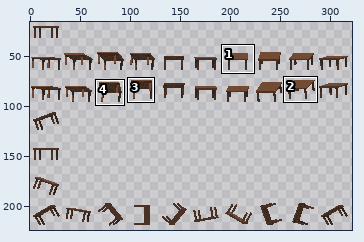
File history of a sprite sheet, Tables/res/tableSpriteSheet.png. The first picture is a wide view before the edit; the outline marks the close-up.
Close-up. As it was:
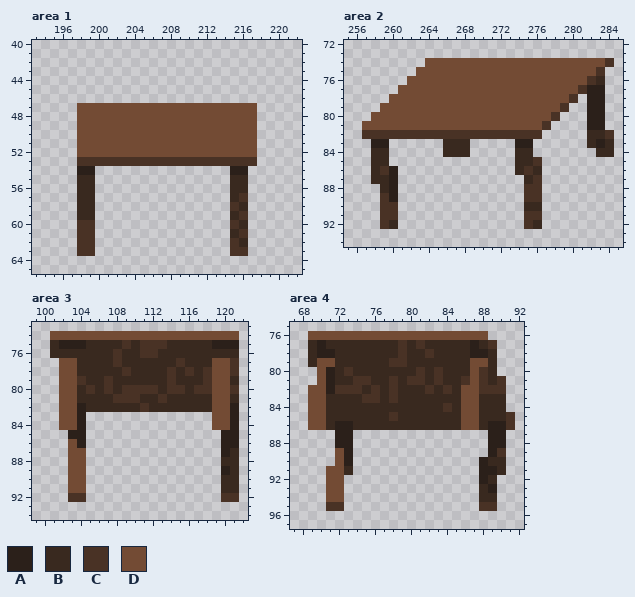
The file is 512x256 pixels. Shown: area 1: x 193..222, y 40..65; area 2: x 255..285, y 72..94; area 3: x 99..122, y 73..94; area 4: x 67..92, y 75..97. The wide view leaves out empty margins. The commit also changed other parts of the picture, which this record leaves out.
Palette (. is transparent): A #2b201a  B #39291f  C #493225  D #734b34
After:
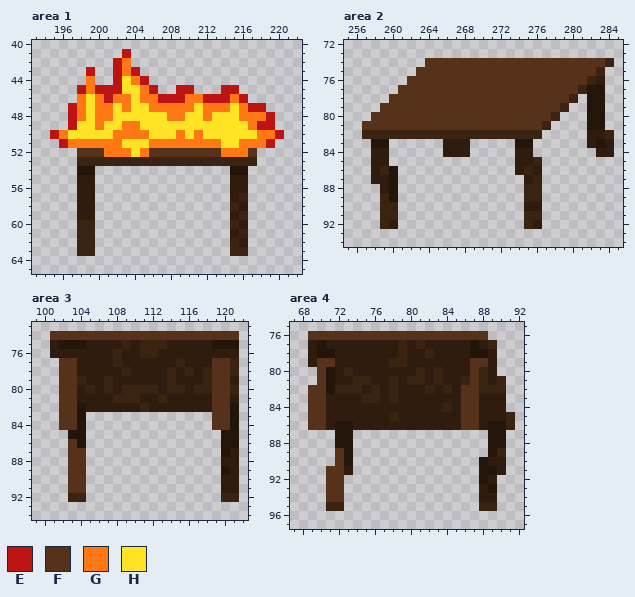
Colours new in this view: E #be1313  F #553219  G #ff7814  H #ffe324
Diff:
colour A: #2b201a -> #24150b
colour B: #39291f -> #301c0e
colour C: #493225 -> #3b2312
Area 1:
y 41: x 203 . -> E
y 42: x 202..203 .. -> EG
y 43: x 199 . -> E; x 202..204 ... -> EGE
y 44: x 199 . -> G; x 202..205 .... -> EHGE
y 45: x 198..206 ......... -> EGEEEHHGE; x 209..210 .. -> EE; x 214..215 .. -> EE
y 46: x 198..216 ................... -> GHGEGGHGGEEEGGEEEGE
y 47: x 197..218 .DDDDDDDDDDDDDDDDDDDD. -> EGHGGHGHHGGGGGHGGGHGEE
y 48: x 197..219 .DDDDDDDDDDDDDDDDDDDD.. -> EGHGGHHHHHHGGHHGHHHGGGE
y 49: x 197..219 .DDDDDDDDDDDDDDDDDDDD.. -> EHHGHHGGHHHHHHHHHHHHGEE
y 50: x 195..220 ...DDDDDDDDDDDDDDDDDDDD... -> EGHHHHHGGGGHHHGHGHHHHHHGGE
y 51: x 196..219 ..DDDDDDDDDDDDDDDDDDDD.. -> EGGGGGGHHHGGGGGGGGHHGGGE
y 52: x 198..217 DDDDDDDDDDDDDDDDDDDD -> FFFGGGHGFFFFFFFFGGGF
Area 2:
y 74: x 264..283 DDDDDDDDDDDDDDDDDDDD -> FFFFFFFFFFFFFFFFFFFF
y 75: x 263..282 DDDDDDDDDDDDDDDDDDDD -> FFFFFFFFFFFFFFFFFFFF
y 76: x 262..281 DDDDDDDDDDDDDDDDDDDD -> FFFFFFFFFFFFFFFFFFFF
y 77: x 261..280 DDDDDDDDDDDDDDDDDDDD -> FFFFFFFFFFFFFFFFFFFF
y 78: x 260..279 DDDDDDDDDDDDDDDDDDDD -> FFFFFFFFFFFFFFFFFFFF
y 79: x 259..278 DDDDDDDDDDDDDDDDDDDD -> FFFFFFFFFFFFFFFFFFFF
y 80: x 258..277 DDDDDDDDDDDDDDDDDDDD -> FFFFFFFFFFFFFFFFFFFF
y 81: x 257..276 DDDDDDDDDDDDDDDDDDDD -> FFFFFFFFFFFFFFFFFFFF
Area 3:
y 74: x 101..121 DDDDDDDDDDDDDDDDDDDDD -> FFFFFFFFFFFFFFFFFFFFF
y 77..84: x 102..103 DD -> FF; x 119..120 DD -> FF
y 86: x 103 D -> F
y 87..91: x 103..104 DD -> FF
Area 4:
y 76: x 69..88 DDDDDDDDDDDDDDDDDDDD -> FFFFFFFFFFFFFFFFFFFF
y 79: x 70..71 DD -> FF; x 87..88 DD -> FF
y 80..81: x 70 D -> F; x 87 D -> F
y 82..86: x 69..70 DD -> FF; x 86..87 DD -> FF
y 89..90: x 72 D -> F
y 91..94: x 71..72 DD -> FF
Where, in picture pixels (left, top, right, bottom), the same in both close-ups:
changed: (50, 49, 284, 256)
changed: (362, 58, 614, 229)
changed: (50, 331, 239, 502)
changed: (308, 331, 515, 511)
